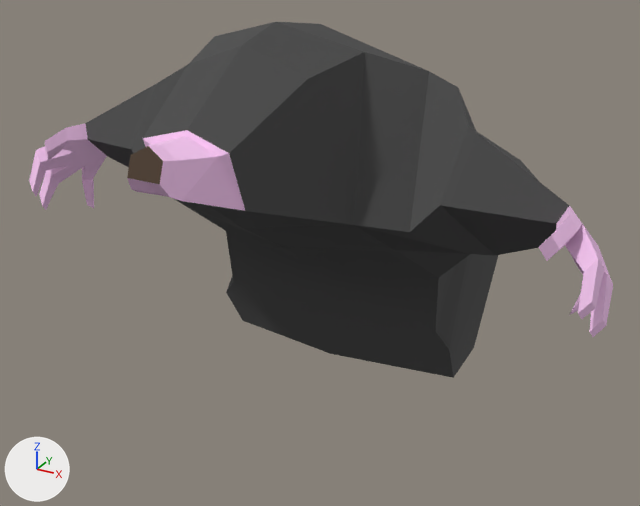
An edit to the FBX model Modèles/Animations/Taupe/squelette taupe.FBX, drawn before and after from the same camera.
One viewpoint serves both versions: a 50 mm lens placed at (0.169, -0.261, 0.149), pointed at (-0.004, 0.052, -0.008). Lighting does not change. The marker at lower left points along +X, +Y and +Z. Where no turn or scale is listed for an object, it has been applied to the vertices.
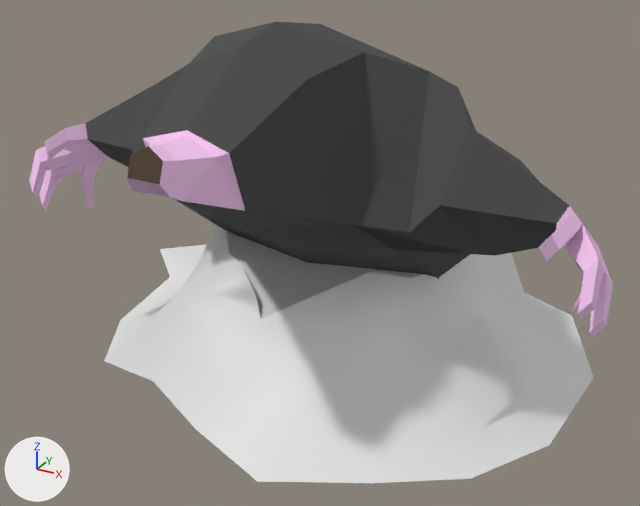
Location of each change, (x1, y1, x2, y2) in pixels of the pictures (640 x 506 px):
'Cylinder001', added: after (104, 225, 594, 483)

What the commit changed:
Mesh me_mesh_001 is new.
It has 76 vertices, 81 faces and spans x -0.139..0.114, y -0.115..0.11, z 0.0..0.059.
Object 'Cylinder001' (ob_cylinder001) is new; it shows me_mesh_001.
Its location is (-0.0032, 0.0801, -0.063).
